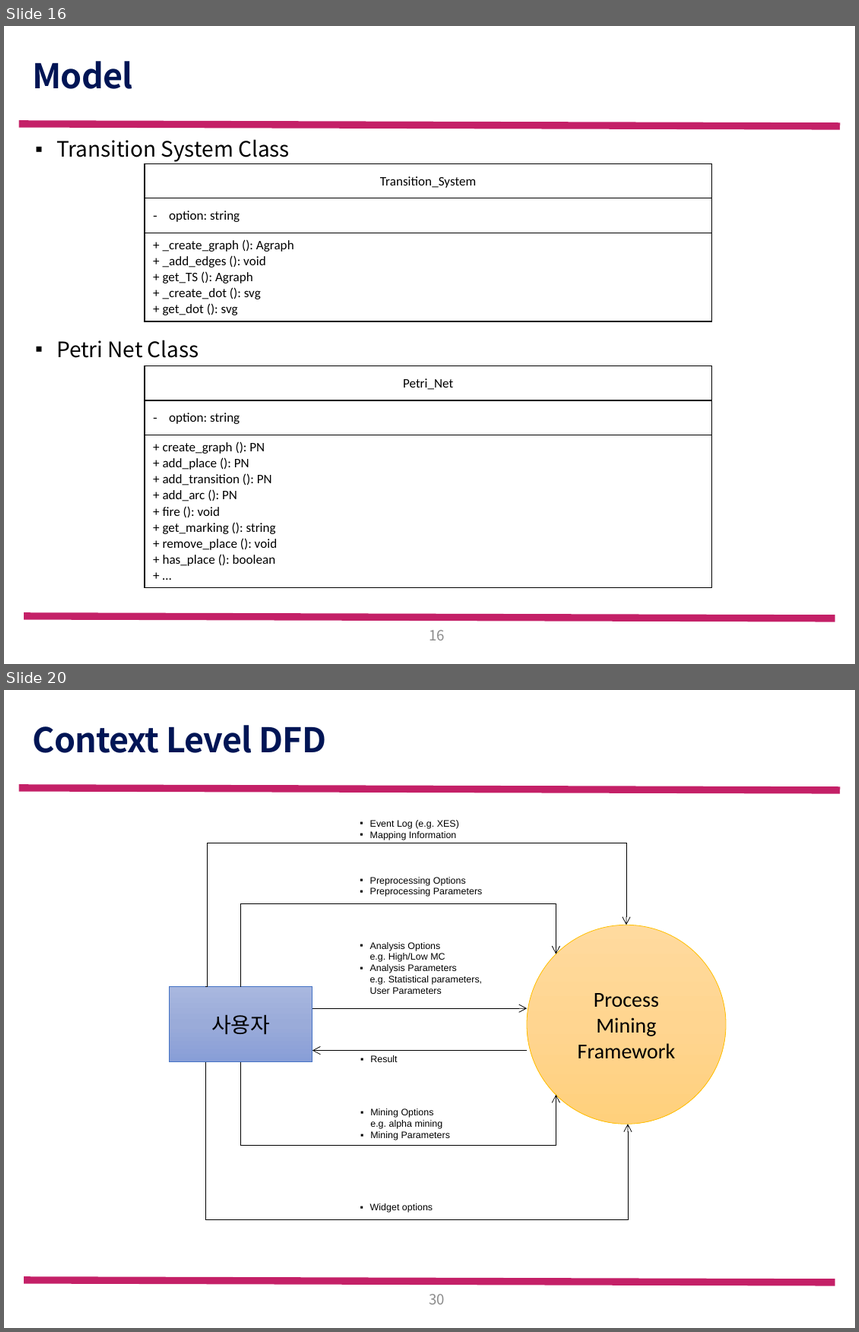
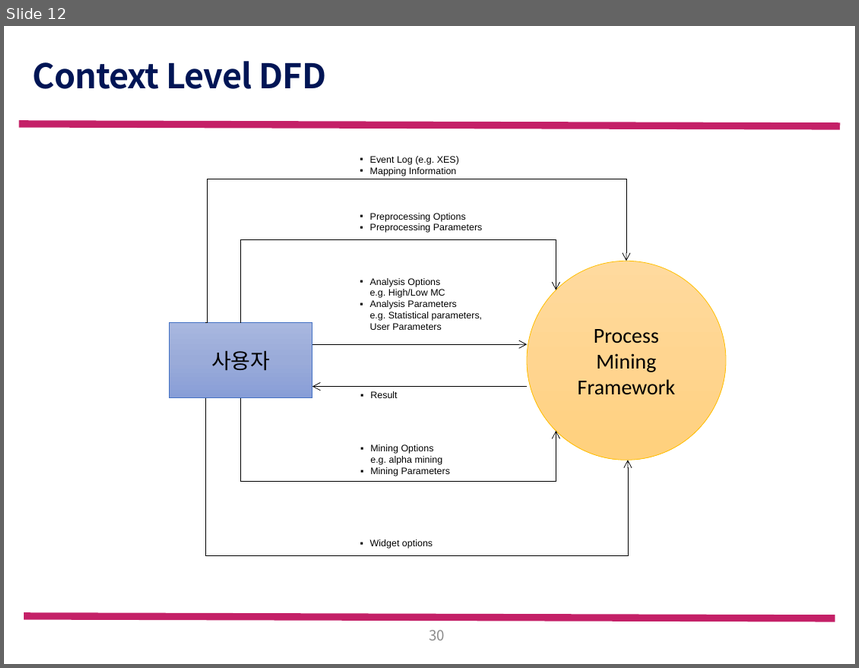
Before and after one commit to amaraletitia/pm19, a slide deck: 설계 자료/FW_system_architecture.pptx. Shown one above the other, each under a label of ours: slides 16 and 20 before the commit, slide 12 after it; the slides between them are not shown. The pictures are 859x1332 and 859x668 pixels, drawn with LibreOffice and Linux fonts; fonts in the diff are those of the drawing; background and template pictures are left out. Boxes give left, top, right and bottom in pixels: in the first picture for what was removed or moved away, otherwise in the second. Text is boxed around its words. In the diff, an @@ line names an element or a change of style, - is before the commit and + after.

```diff
--- a/설계 자료/FW_system_architecture.pptx
+++ b/설계 자료/FW_system_architecture.pptx
@@ slide 16 removed at <box>4,26,855,664</box>, background #FFFFFF; not listed: 2 template elements that a slide beside it also shows @@
@@ title removed at <box>32,61,132,89</box> @@
-Model
@@ text removed at <box>56,139,290,358</box> @@
-▪ Transition System Class
-▪ Petri Net Class
@@ table removed at <box>145,164,712,319</box>, 3 rows, 1 columns @@
-Transition_System
-option: string
-+ _create_graph (): Agraph / + _add_edges (): void / + get_TS (): Agraph / + _create_dot (): svg / + get_dot (): svg
@@ table removed at <box>145,366,712,585</box>, 3 rows, 1 columns @@
-Petri_Net
-option: string
-+ create_graph (): PN / + add_place (): PN / + add_transition (): PN / + add_arc (): PN / + fire (): void / + get_marking (): string / + remove_place (): void / + has_place (): boolean / + …
@@ page number removed at <box>429,630,445,641</box> @@
-16
@@ what was slide 20 is now slide 12 @@
```
Also in this commit, not shown: 3 slides changed, 6 slides added, 13 other slides removed.
